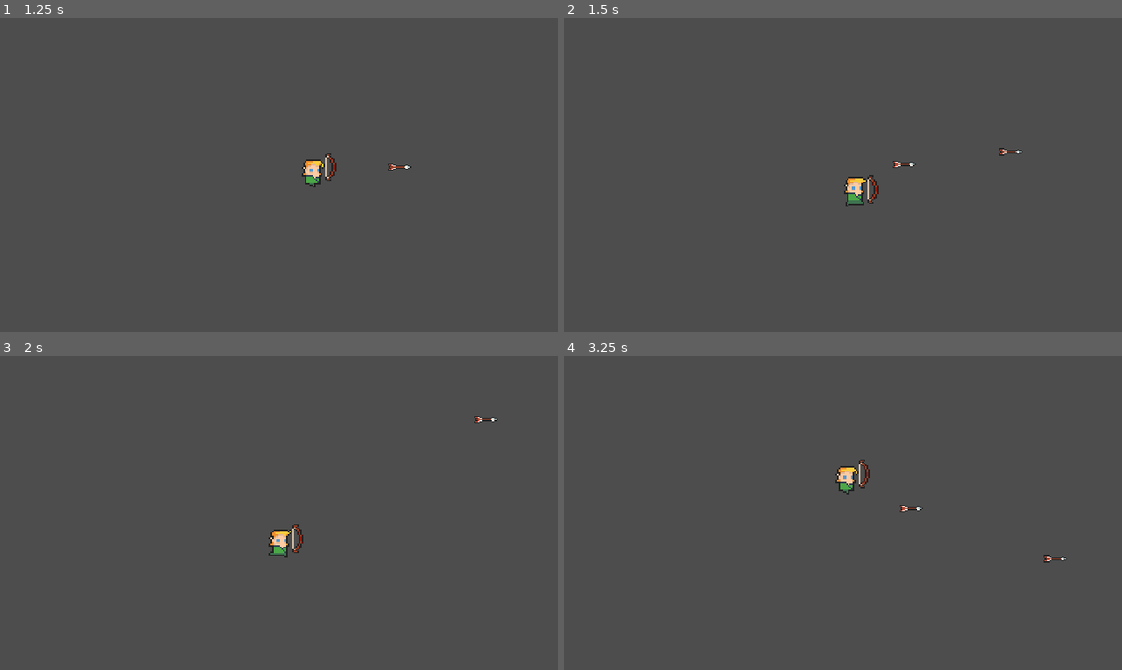
Above: before the commit, frames 1-4 (two rows, left to right).
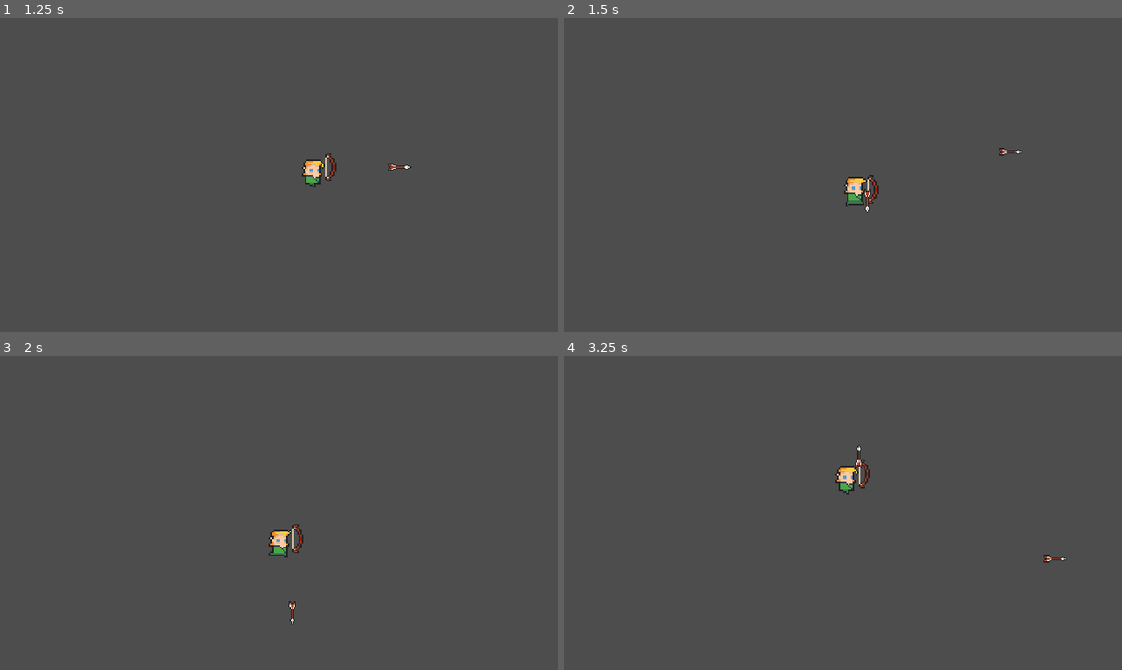
Above: after the commit, the same moments.

Repository: dadifr/Mobile_comp_Godot
Game: Godot game, scene res://scenes/elfo.tscn
The game is run twice, just before and just after one commit, with the same random seed, the same clock (stepped at 60 frames per second) and the same inputs. This scene is started directly instead of the project's main scene.
Inputs:
- Up to frame 1 (1.25 s): hold Right (ui_right) from 0.53 s (still down); tap Space (attack) at 0.6 s
- Up to frame 2 (1.5 s): release Right (ui_right) at 1.28 s; hold Down (ui_down) from 1.28 s (still down); tap Space (attack) at 1.35 s
- Up to frame 3 (2 s): keep holding Down (ui_down)
- Up to frame 4 (3.25 s): release Down (ui_down) at 2.03 s; hold Right (ui_right) 2.03-2.78 s; tap F (interact) at 2.1 s; tap Space (attack) at 2.3, 3.05 s; hold Up (ui_up) from 2.78 s (still down); tap E (place_bomb) at 2.85 s

Frame 1 is identical in both runs. In frame 2, 0.1% of the frame differs, in the area x 53-64%, y 45-62%; in frame 3, 0.1%; in frame 4, 0.1%.

Commit message:
adesso elfo spara nell'ultima direzione messa in input ma arco rimane fermo

Diff:
--- a/scripts/arco.gd
+++ b/scripts/arco.gd
@@ -7,36 +7,32 @@
 var can_shoot = true
 
 func attack():
-	# Se siamo in cooldown o non abbiamo assegnato la scena della freccia, non fare nulla
 	if not can_shoot or not arrow_scene:
 		return
 
-	# 1. Istanzia la freccia
+	# 1. Recupera la direzione dal Giocatore (owner)
+	# Impostiamo una direzione di default (destra) per sicurezza
+	var direction = Vector2.RIGHT
+
+	# Controlliamo se l'arco ha un proprietario (l'Elfo) e se questo ha la variabile 'last_direction'
+	if owner and "last_direction" in owner:
+		# Se last_direction non è zero (cioè se l'elfo si è mosso almeno una volta)
+		if owner.last_direction != Vector2.ZERO:
+			direction = owner.last_direction
+
+	# 2. Istanzia la freccia
 	var arrow = arrow_scene.instantiate()
-
-	# 2. Imposta la posizione iniziale (la posizione dell'arco nel mondo)
 	arrow.global_position = global_position
 
-	# 3. Calcola la direzione
-	# In cavaliere.gd, la "Hand" viene flippata (scale.x = -1) quando guarda a sinistra.
-	# Possiamo usare questo per decidere la direzione della freccia.
-	var direction = Vector2.RIGHT
+	# 3. Assegna direzione e rotazione
+	arrow.direction = direction
+	arrow.rotation = direction.angle()
 
-	# get_parent() è il nodo "Hand". Se la sua scala X è negativa, stiamo guardando a sinistra.
-	if get_parent().scale.x < 0:
-		direction = Vector2.LEFT
-
-	# 4. Assegna i dati alla freccia
-	arrow.direction = direction
-	arrow.rotation = direction.angle() # Ruota la sprite della freccia (es. 180° se va a sinistra)
-
-	# "owner" è solitamente il nodo radice della scena (l'Elfo/Cavaliere).
-	# Lo assegniamo come "shooter" così la freccia non ti colpisce da sola.
+	# 4. Assegna lo shooter
 	if owner:
 		arrow.shooter = owner
 
-	# 5. Aggiungi la freccia al mondo di gioco (Root)
-	# Non aggiungerla come figlio dell'arco, altrimenti si muoverebbe con te!
+	# 5. Aggiungi al mondo
 	get_tree().root.add_child(arrow)
 
 	# 6. Gestione Cooldown
